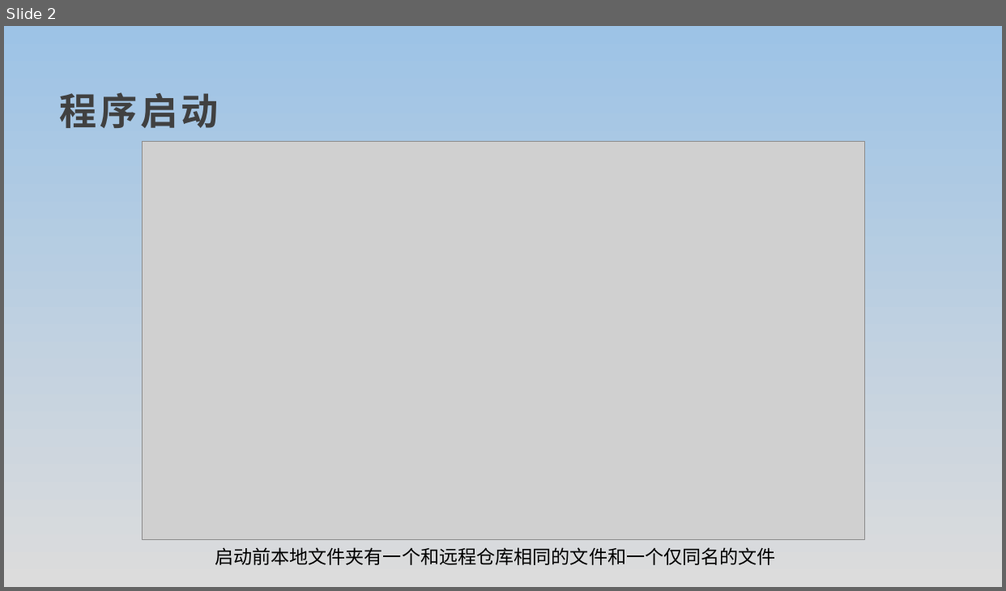
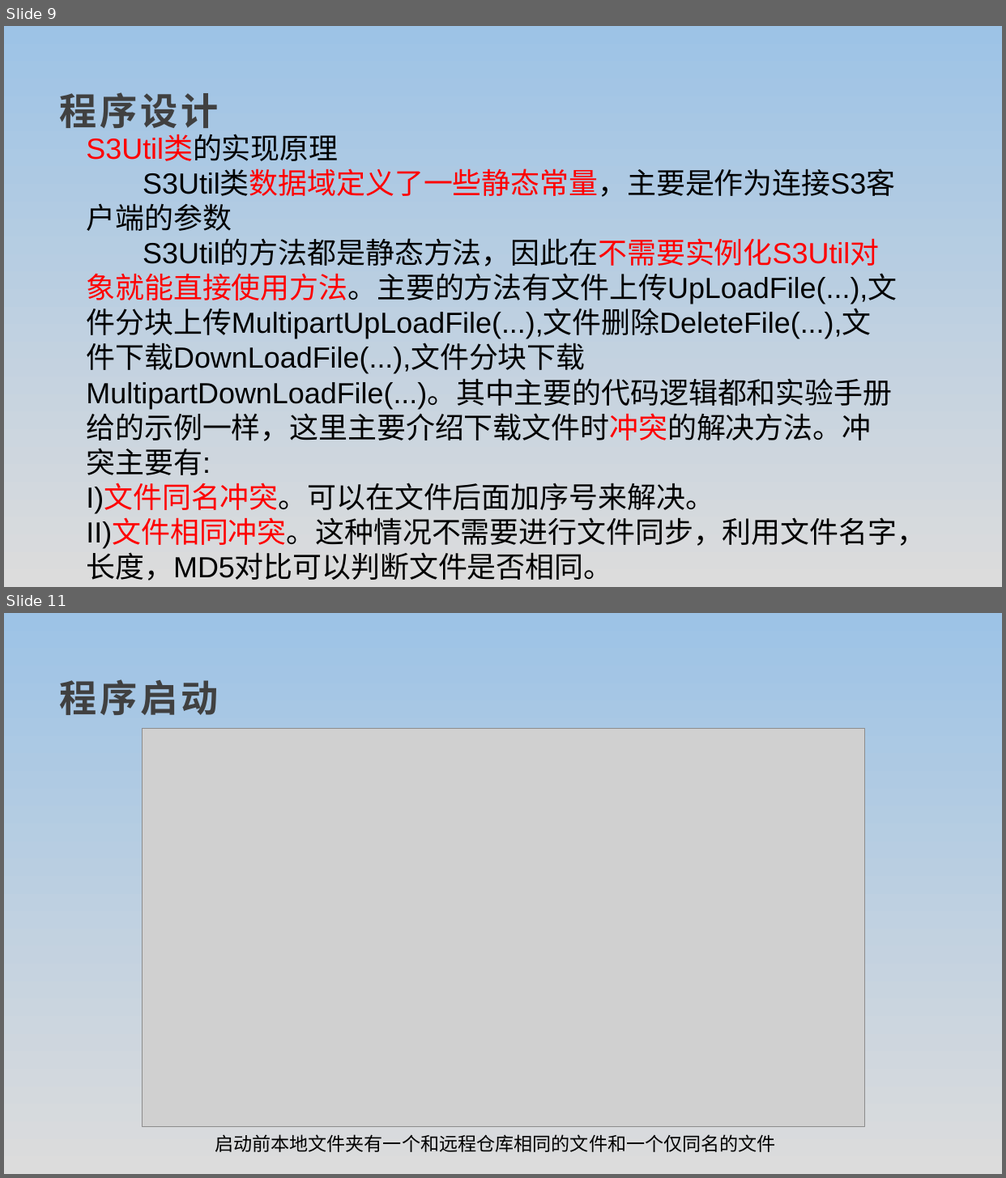
Before and after one commit to Tencin1202/2021-Big-data-development, a slide deck: 大数据怎么存？/文件同步器使用展示.pptx. Shown one above the other, each under a label of ours: slide 2 before the commit, slides 9 and 11 after it; the slides between them are not shown. The pictures are 1006x591 and 1006x1178 pixels, drawn with LibreOffice and Linux fonts; fonts in the diff are those of the drawing; grey boxes stand for pictures. Boxes give left, top, right and bottom in pixels: in the first picture for what was removed or moved away, otherwise in the second. Text is boxed around its words. In the diff, an @@ line names an element or a change of style, - is before the commit and + after.

Commit message:
大数据怎么存，文件同步器

```diff
--- a/大数据怎么存？/文件同步器使用展示.pptx
+++ b/大数据怎么存？/文件同步器使用展示.pptx
@@ slide 9 added at box(4, 26, 1002, 587), background gradient #9DC3E6 to #DCDCDC @@
@@ text added at box(60, 92, 219, 128), 36 pt, text #404040, bold @@
+程序设计
@@ text added at box(86, 136, 926, 581), 28 pt, text #000000 @@
+S3Util类的实现原理
+S3Util类数据域定义了一些静态常量，主要是作为连接S3客户端的参数
+S3Util的方法都是静态方法，因此在不需要实例化S3Util对象就能直接使用方法。主要的方法有文件上传UpLoadFile(...),文件分块上传MultipartUpLoadFile(...),文件删除DeleteFile(...),文件下载DownLoadFile(...),文件分块下载MultipartDownLoadFile(...)。其中主要的代码逻辑都和实验手册给的示例一样，这里主要介绍下载文件时冲突的解决方法。冲突主要有:
+I)文件同名冲突。可以在文件后面加序号来解决。
+II)文件相同冲突。这种情况不需要进行文件同步，利用文件名字，长度，MD5对比可以判断文件是否相同。
@@ what was slide 2 is now slide 11 @@
```
Also in this commit, not shown: 1 slide changed, 8 other slides added.
